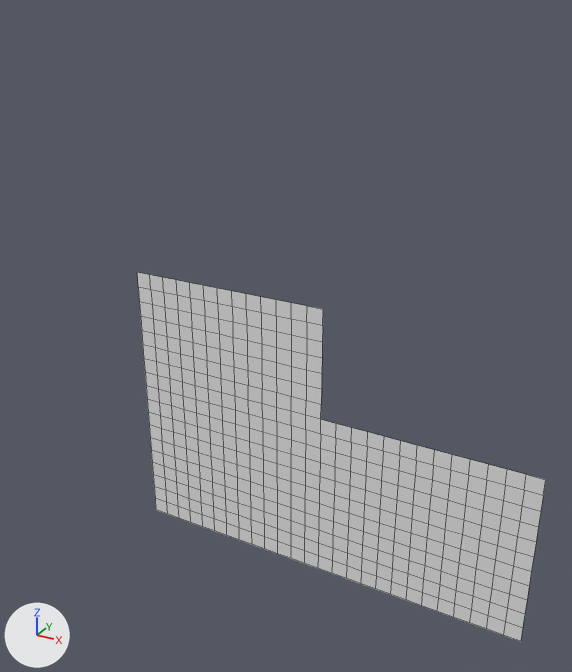
Renders of the OBJ model MardukGame/Assets/Tiled2Unity/Meshes/CourtyardChunkEnd.obj from each side of a commit.
One viewpoint serves both versions: a 50 mm camera at (-5.0, -2359.0, 148.0) aimed at (-1315.0, 24.0, -1044.0). Every picture has the same lights, and +X, +Y and +Z are marked at lower left. Mesh edges are drawn as thin lines. Where no turn or scale is listed for an object, it has been applied to the vertices.

Before the edit, the objects in view are built like this:
```python
me_courtyardchunkend = bpy.data.meshes.new('CourtyardChunkEnd')
me_courtyardchunkend.from_pydata(...)  # 422 vertices, 377 faces; spans x -1984.0..-320.0, y 0.0, z -2048.0..-896.0
ob_courtyardchunkend = bpy.data.objects.new('CourtyardChunkEnd', me_courtyardchunkend)
ob_courtyardchunkend.location = (0.0, 0.0, 0.0)
```
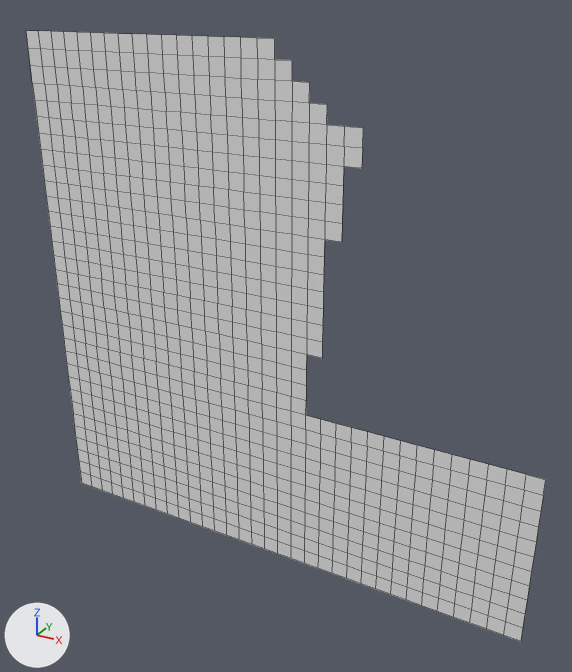
Changed parts and their boxes [x1, y1, x2, y2] in the pictures (572 x 672 px):
```json
{"object": "CourtyardChunkEnd", "change": "reshaped", "before": [137, 272, 546, 642], "after": [26, 30, 546, 642], "on screen": "27% wider, 65% taller"}
{"part": 1, "of": "me_courtyardchunkend", "change": "added", "after": [26, 30, 363, 510]}
{"part": 2, "of": "me_courtyardchunkend", "change": "deleted", "before": [306, 355, 322, 419]}
```

Scene script edits in JSON lines:
```json
{"block": "me_courtyardchunkend", "where": "# used by ob_courtyardchunkend; location = (0.0, 0.0, 0.0)"}
{"op": "remove", "block": "me_courtyardchunkend", "code": "me_courtyardchunkend.from_pydata(...)  # 422 vertices, 377 faces; spans x -1984.0..-320.0, y 0.0, z -2048.0..-896.0"}
{"op": "add", "block": "me_courtyardchunkend", "code": "me_courtyardchunkend.from_pydata(...)  # 850 vertices, 781 faces; spans x -2432.0..-320.0, y 0.0, z -2048.0..0.0"}
{"block": "me_courtyardchunkend", "change": "me_courtyardchunkend part 1: 431 vertices added at x -2432.0..-1024.0, y 0.0, z -2048.0..0.0"}
{"block": "me_courtyardchunkend", "change": "me_courtyardchunkend part 2: 3 vertices removed from x -1152.0, y 0.0, z -1280.0..-1152.0"}
```
